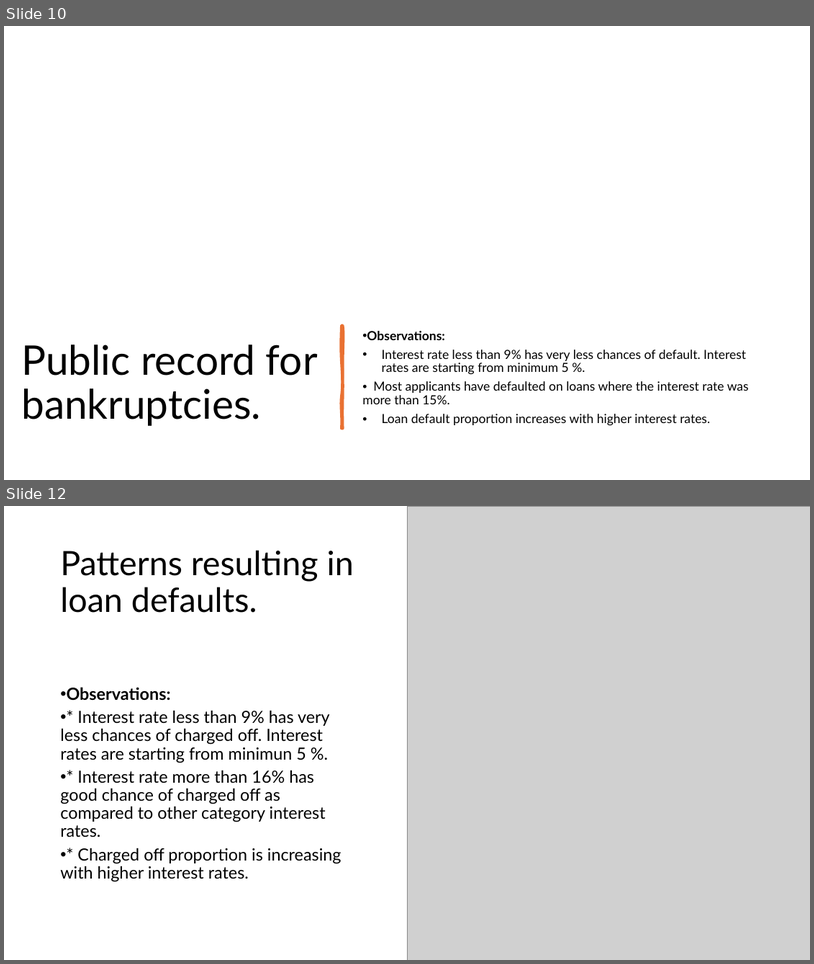
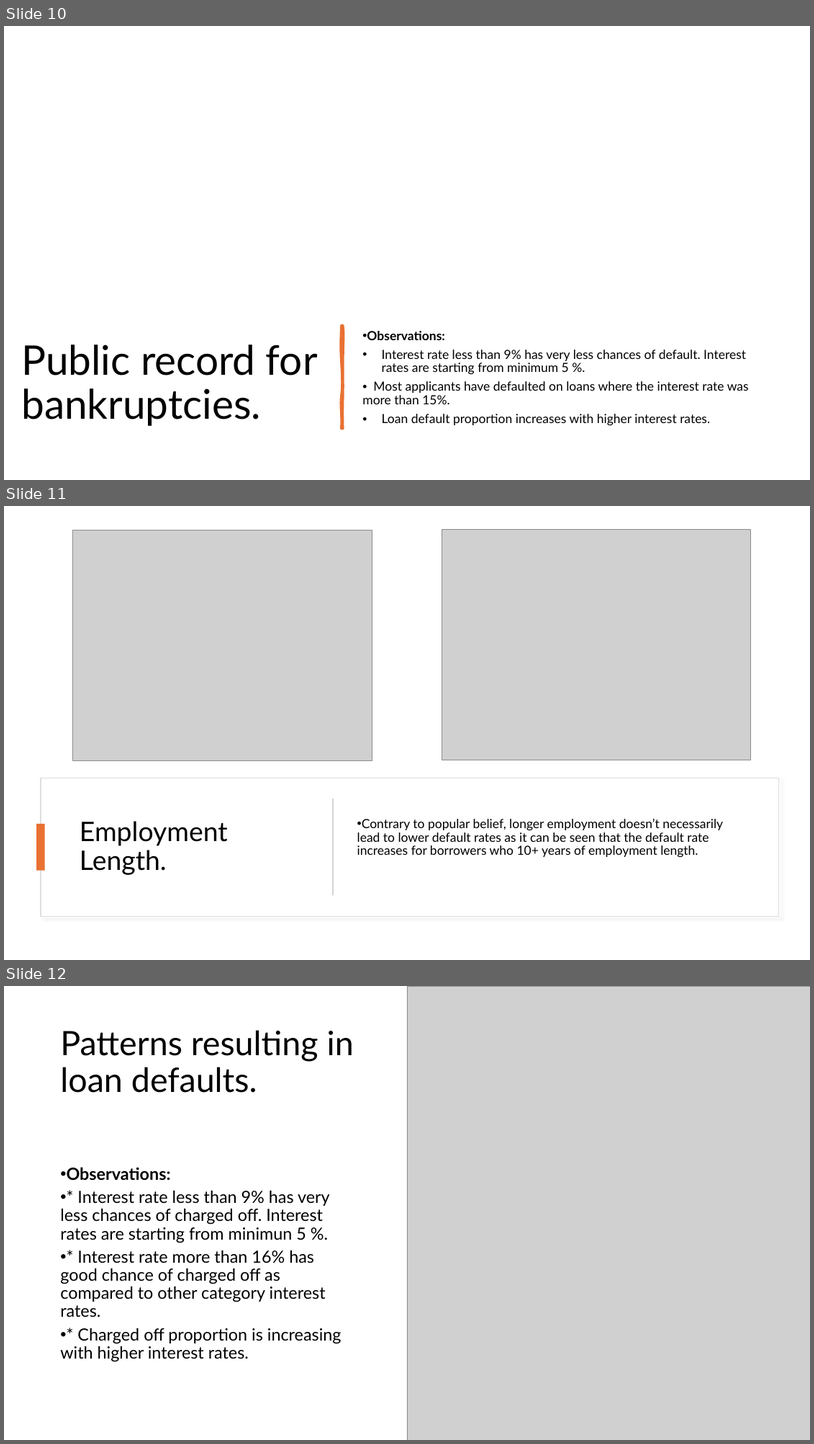
Before and after one commit to cyberpirate92/lending-club-case-study, a slide deck: Lending Club Case Study.pptx. Shown one above the other, each under a label of ours: slides 10 and 12 before the commit, slides 10, 11 and 12 after it; the slides between them are not shown. The pictures are 814x964 and 814x1444 pixels, drawn with LibreOffice and Linux fonts; fonts in the diff are those of the drawing; grey boxes stand for pictures. Boxes give left, top, right and bottom in pixels: in the first picture for what was removed or moved away, otherwise in the second. Text is boxed around its words. In the diff, an @@ line names an element or a change of style, - is before the commit and + after.

```diff
--- a/Lending Club Case Study.pptx
+++ b/Lending Club Case Study.pptx
@@ slide 11 added at <box>4,506,810,960</box>, background #FFFFFF @@
@@ picture added at <box>73,530,373,761</box> @@
@@ picture added at <box>442,530,751,760</box> @@
@@ rectangle added at <box>41,777,779,916</box>, fill #FFFFFF, outline #DEDEDE 1 pt @@
@@ rectangle added at <box>332,798,334,895</box>, fill #D5D5D5 @@
@@ rectangle added at <box>36,824,45,870</box>, fill #E97132 @@
@@ title added at <box>80,821,228,875</box>, 32 pt, text #000000 @@
+Employment Length.
@@ text added at <box>358,818,723,857</box>, 15 pt, text #000000 @@
+• Contrary to popular belief, longer employment doesn’t necessarily lead to lower default rates as it can be seen that the default rate increases for borrowers who 10+ years of employment length.
```
Also in this commit, not shown: 1 slide removed, 1 other file.
